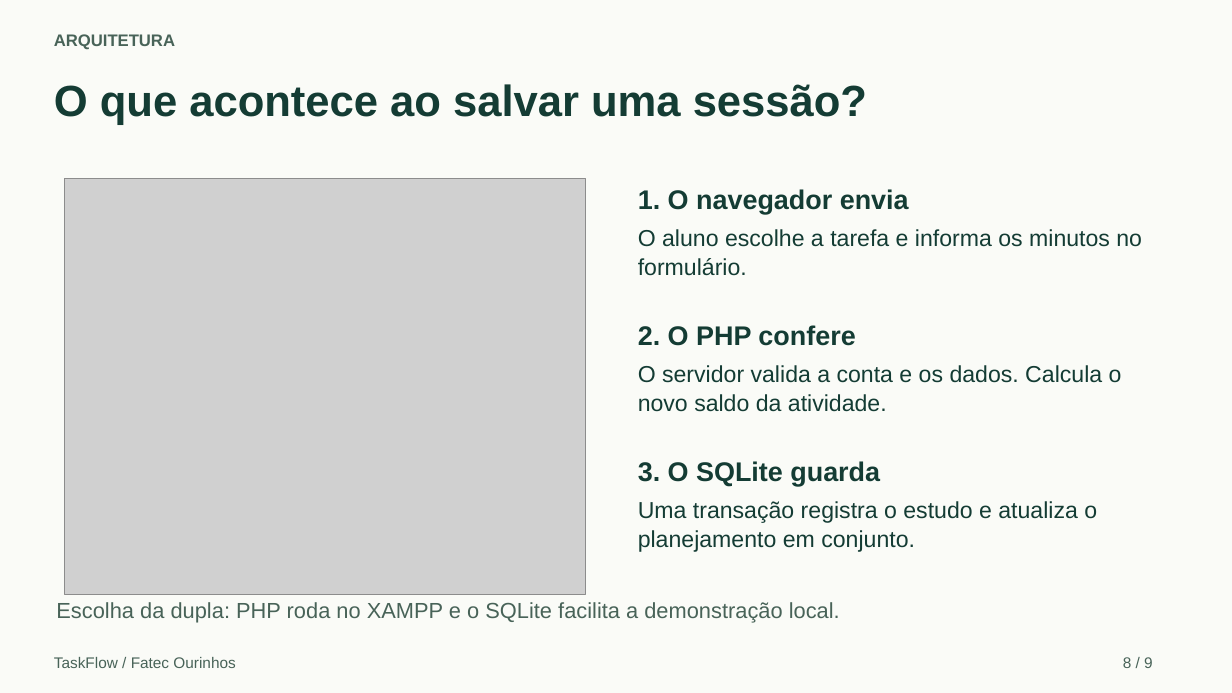
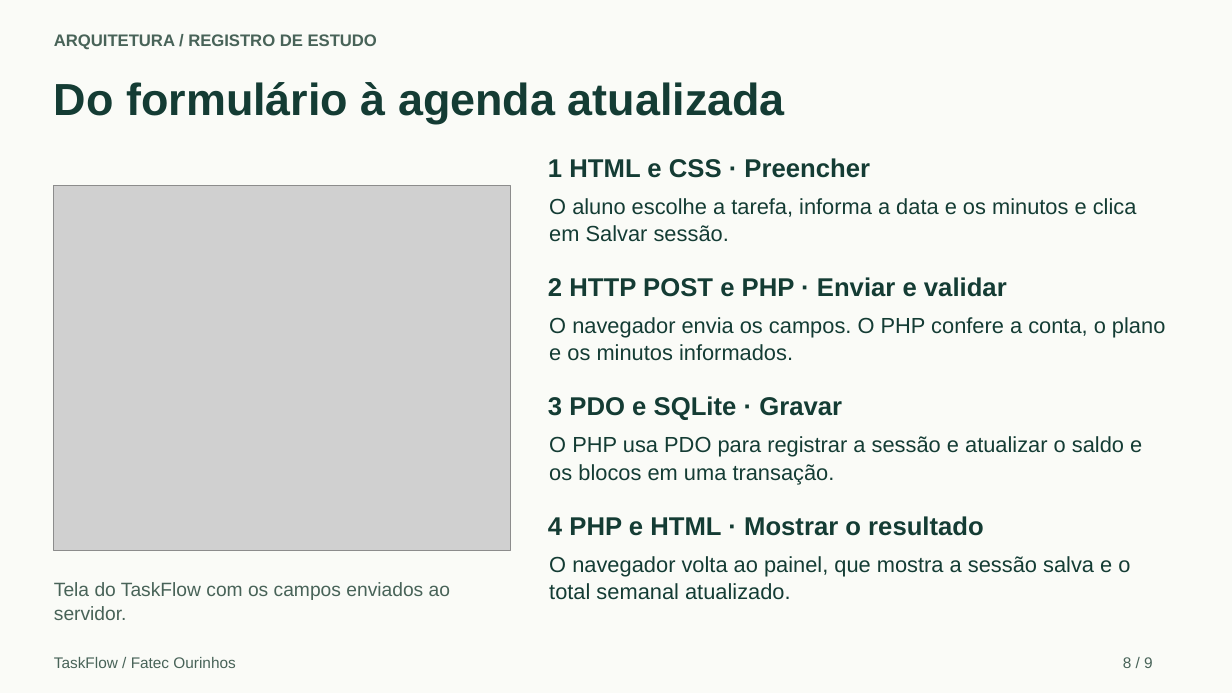
Before and after one commit to Guilherme2846/TaskFlow, a slide deck: slide 8 of docs/TaskFlow_Apresentacao.pptx. Drawn at 1232x693 pixels with LibreOffice and Linux fonts; fonts in the diff are those of the drawing; grey boxes stand for pictures. Boxes give left, top, right and bottom in pixels: in the first picture for what was removed or moved away, otherwise in the second. Text is boxed around its words. In the diff, an @@ line names an element or a change of style, - is before the commit and + after.

Commit message:
Mostra as tecnologias do formulário ao painel atualizado no slide de arquitetura

```diff
--- a/docs/TaskFlow_Apresentacao.pptx
+++ b/docs/TaskFlow_Apresentacao.pptx
@@ text at [54, 34, 377, 49]: text changed @@
-ARQUITETURA
+ARQUITETURA / REGISTRO DE ESTUDO
@@ text at [54, 82, 785, 124]: text changed; size 34 to 35 pt @@
-O que acontece ao salvar uma sessão?
+Do formulário à agenda atualizada
@@ text added at [548, 158, 870, 178], 20 pt, text #143C34, bold @@
+1 HTML e CSS · Preencher
@@ picture: place and size @@
-picture at [65, 178, 586, 594]
+picture at [54, 186, 510, 551]
@@ text at [549, 198, 1137, 217]: text changed; size 18 to 17 pt @@
-O aluno escolhe a tarefa e informa os minutos no
+O aluno escolhe a tarefa, informa a data e os minutos e clica
@@ text removed at [638, 189, 909, 214] @@
-1. O navegador envia
@@ text added at [549, 225, 729, 242], 17 pt, text #143C34 @@
+em Salvar sessão.
@@ text removed at [638, 258, 747, 276] @@
-formulário.
@@ text added at [548, 277, 1007, 297], 20 pt, text #143C34, bold @@
+2 HTTP POST e PHP · Enviar e validar
@@ text at [549, 317, 1165, 338]: text changed; size 21 to 17 pt; bold off @@
-2. O PHP confere
+O navegador envia os campos. O PHP confere a conta, o plano
@@ text added at [549, 344, 793, 361], 17 pt, text #143C34 @@
+e os minutos informados.
@@ text removed at [638, 365, 1122, 383] @@
-O servidor valida a conta e os dados. Calcula o
@@ text at [548, 396, 842, 420]: text changed; size 21 to 20 pt @@
-3. O SQLite guarda
+3 PDO e SQLite · Gravar
@@ text removed at [638, 394, 887, 412] @@
-novo saldo da atividade.
@@ text added at [549, 436, 1142, 457], 17 pt, text #143C34 @@
+O PHP usa PDO para registrar a sessão e atualizar o saldo e
@@ text added at [549, 464, 835, 485], 17 pt, text #143C34 @@
+os blocos em uma transação.
@@ text removed at [638, 501, 1097, 523] @@
-Uma transação registra o estudo e atualiza o
@@ text added at [548, 516, 984, 536], 20 pt, text #143C34, bold @@
+4 PHP e HTML · Mostrar o resultado
@@ text removed at [638, 530, 915, 552] @@
-planejamento em conjunto.
@@ text added at [549, 556, 1130, 577], 17 pt, text #143C34 @@
+O navegador volta ao painel, que mostra a sessão salva e o
@@ text added at [54, 582, 450, 600], 15 pt, text #486358 @@
+Tela do TaskFlow com os campos enviados ao
@@ text added at [549, 583, 791, 600], 17 pt, text #143C34 @@
+total semanal atualizado.
@@ text added at [54, 606, 127, 620], 15 pt, text #486358 @@
+servidor.
@@ text removed at [56, 602, 840, 623] @@
-Escolha da dupla: PHP roda no XAMPP e o SQLite facilita a demonstração local.
```
Also in this commit, not shown: 1 other file.
